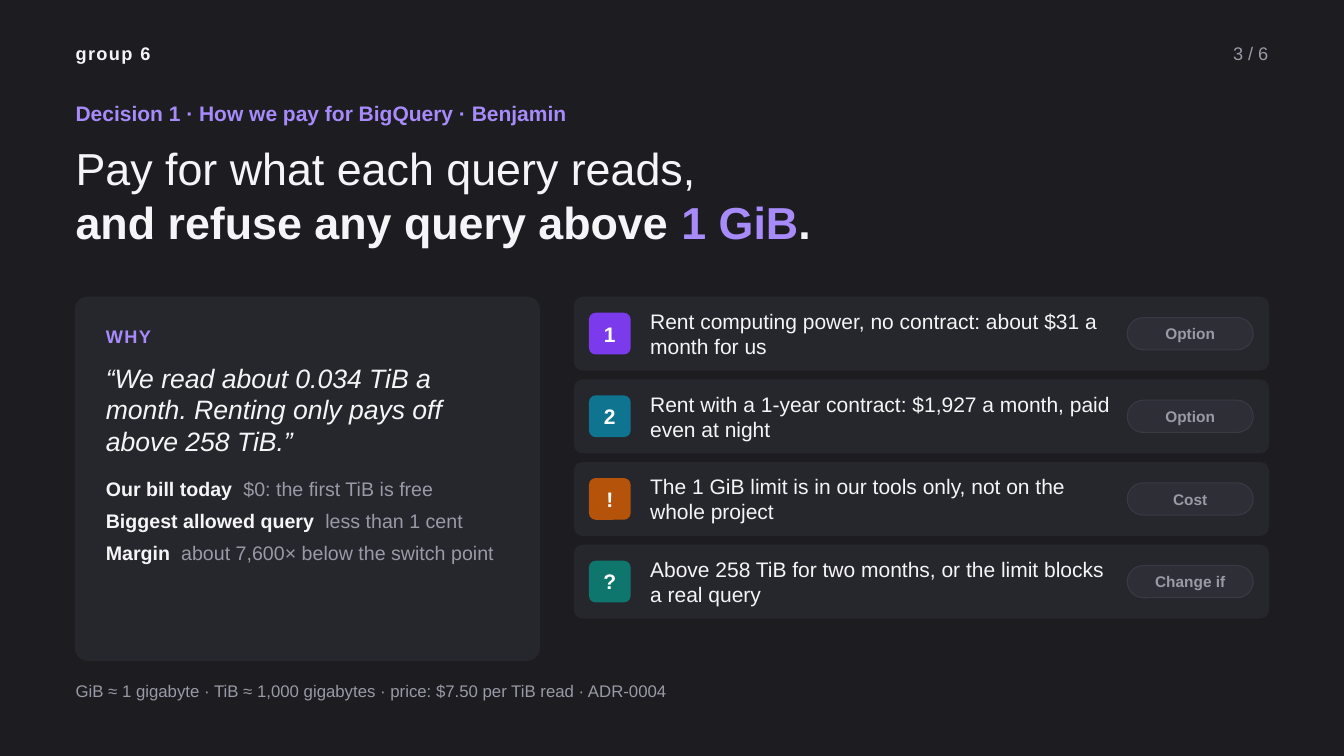
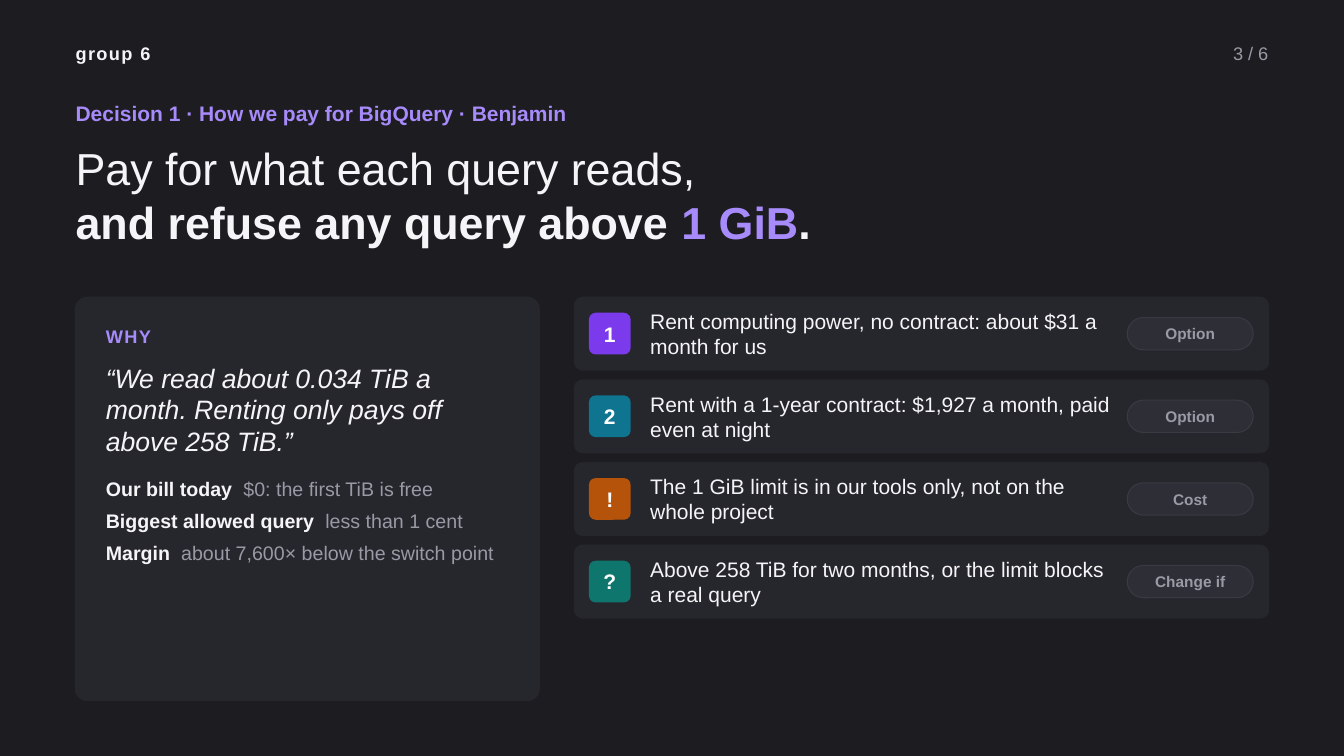
Before and after one commit to antotototototo18/albert-marketplace-data-platform, a slide deck: slide 3 of docs/presentation/group6-pitch.pptx. Drawn at 1344x756 pixels with LibreOffice and Linux fonts; fonts in the diff are those of the drawing. Boxes give left, top, right and bottom in pixels: in the first picture for what was removed or moved away, otherwise in the second. Text is boxed around its words. In the diff, an @@ line names an element or a change of style, - is before the commit and + after.

```diff
--- a/docs/presentation/group6-pitch.pptx
+++ b/docs/presentation/group6-pitch.pptx
@@ rounded rectangle resized from (x1=76, y1=297, x2=539, y2=660) to (x1=76, y1=297, x2=539, y2=701) @@
@@ rounded rectangle at (x1=76, y1=297, x2=539, y2=701): proportions changed @@
@@ text removed at (x1=76, y1=684, x2=666, y2=701) @@
-GiB ≈ 1 gigabyte · TiB ≈ 1,000 gigabytes · price: $7.50 per TiB read · ADR-0004
```
Also in this commit, not shown: 4 other slides changed, 1 other file.
